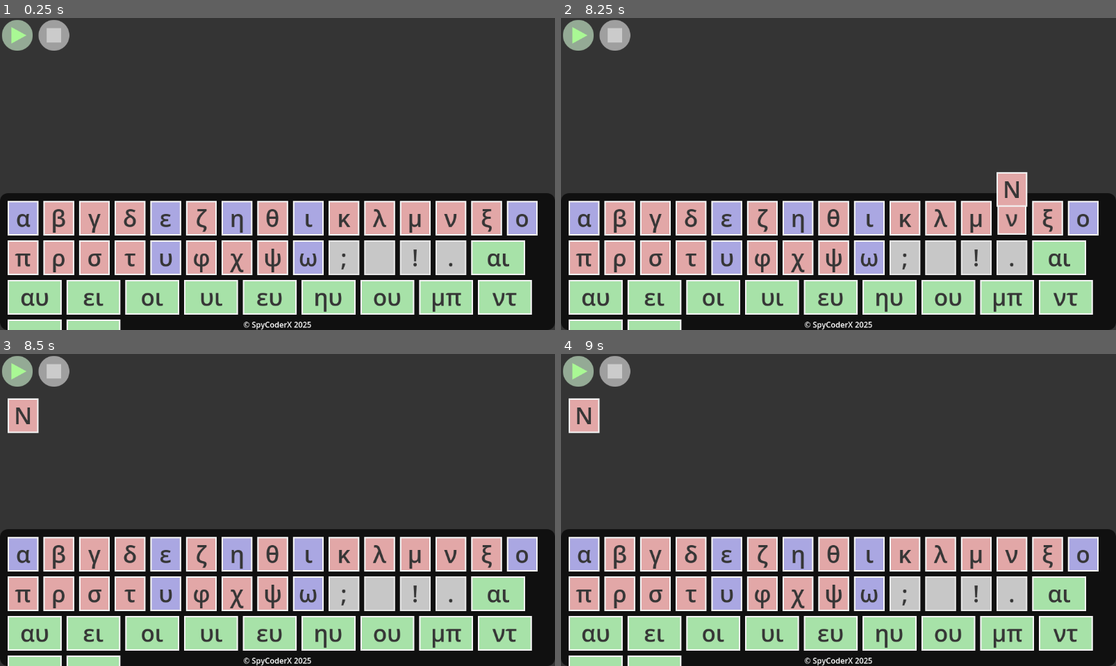
Above: before the commit, frames 1-4 (two rows, left to right).
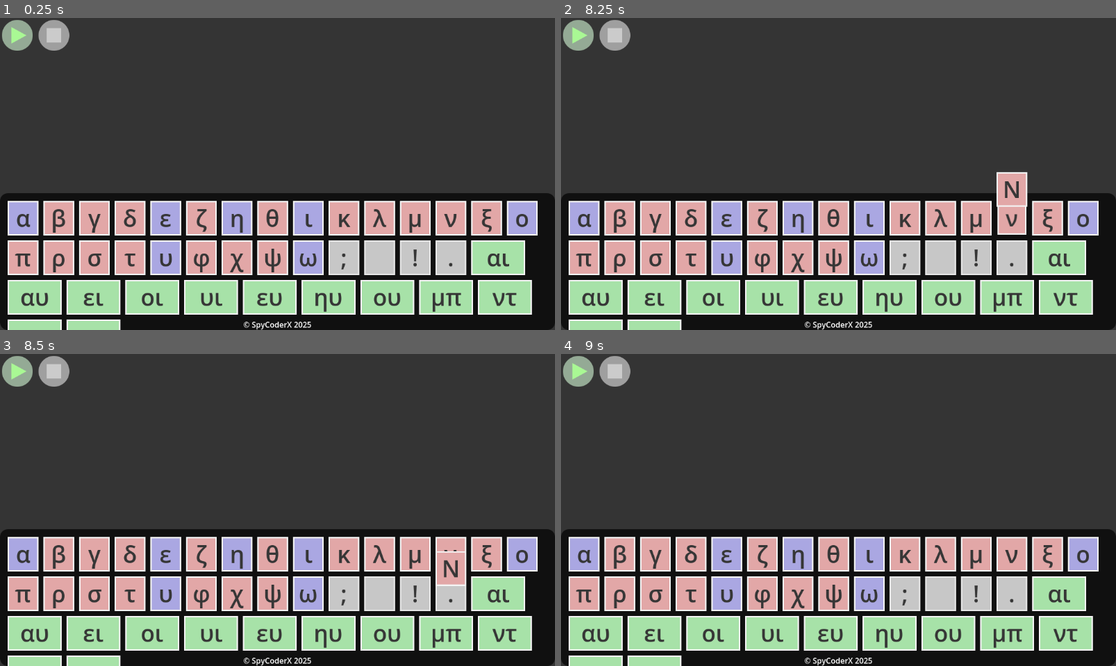
Above: after the commit, the same moments.

Repository: SpyCoderX/Greek-Edu
Game: Godot game, scene res://main.tscn
The game is run twice, just before and just after one commit, with the same random seed, the same clock (stepped at 60 frames per second) and the same inputs.
Inputs (mouse positions are in pixels of both pictures, inside the frame that each line leads up to):
- Up to frame 1 (0.25 s): no input
- Up to frame 2 (8.25 s): click (577, 36) at 0.5 s; click (577, 36) at 1.25 s; click (616, 36) at 2 s; click (616, 36) at 2.75 s; click (577, 36) at 3.5 s; click (616, 36) at 4.25 s; tap Enter at 5, 6.5, 8 s; move the mouse to (960, 158) at 5.02 s; click (960, 158) at 5.17 s; tap Space at 5.75, 7.25 s; move the mouse to (727, 189) at 5.77 s; click (727, 189) at 5.92 s; move the mouse to (894, 105) at 6.52 s; click (894, 105) at 6.67 s; move the mouse to (810, 236) at 7.27 s; click (810, 236) at 7.42 s; move the mouse to (1005, 220) at 8.02 s; click (1005, 220) at 8.17 s
- Up to frame 3 (8.5 s): no input
- Up to frame 4 (9 s): move the mouse to (672, 463) at 8.77 s; click (672, 463) at 8.92 s

Frames 1-2 are identical in both runs. In frame 3, 1.0% of the frame differs, in the area x 1-85%, y 14-75%; in frame 4, 0.6%.

Commit message:
Added "click to remove" feature

Diff:
--- a/Scripts/tile.gd
+++ b/Scripts/tile.gd
@@ -13,7 +13,7 @@
 		Character = new_letter
 		if text!=null:
 			updateText()
-
+var last_position : Vector2
 var target_position : Vector2
 var target_scale : Vector2
 var deleted : bool = false
@@ -53,7 +53,7 @@
 				target_position = get_global_mouse_position()-contactPoint-(global_position-position)+Offset
 			updateVisuals()
 			isPressed = false
-			if target_position.y + (global_position.y-position.y)<lowerArea.global_position.y:
+			if target_position.y + (global_position.y-position.y)<lowerArea.global_position.y and global_position.distance_to(Offset+last_position)>15:
 				movedToTextArea.emit()
 			else:
 				movedToDeleteArea.emit()
@@ -92,6 +92,7 @@
 func activatePressedEvent():
 	isPressed = true
 	contactPoint = get_global_mouse_position()-global_position
+	last_position = global_position
 	updateVisuals()
 	if target_position.y + (global_position.y-position.y)>lowerArea.global_position.y:
 		pickedUpFromSpawn.emit()
Not shown: 1 places in main.tscn that only renumber resources
Not shown: 1 places in tile.tscn that only renumber resources
